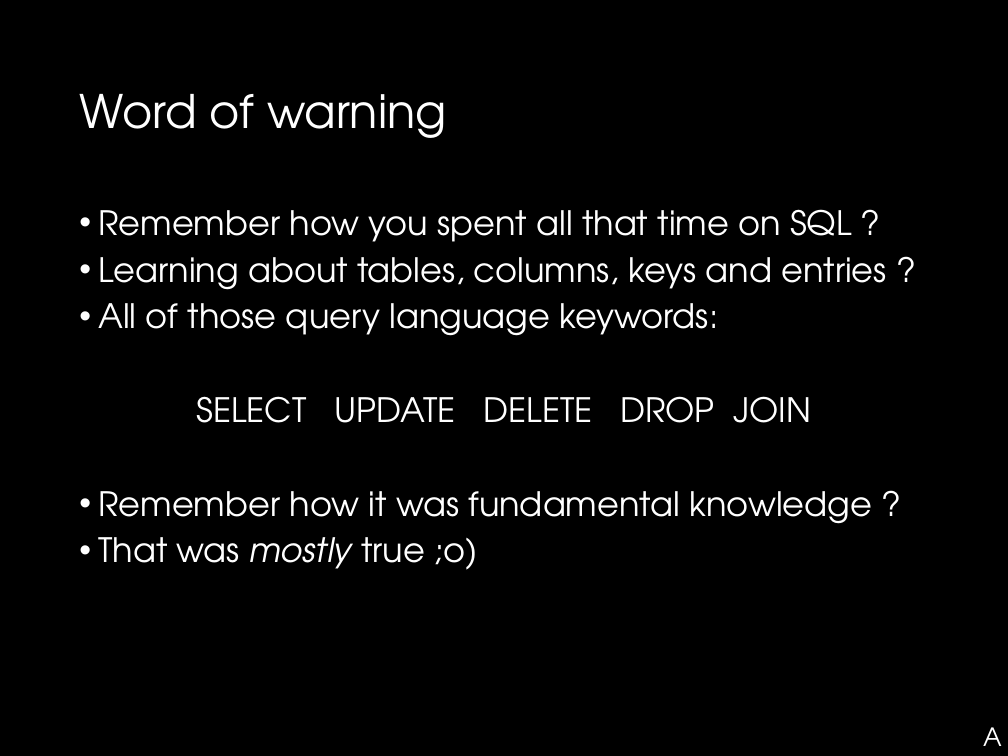
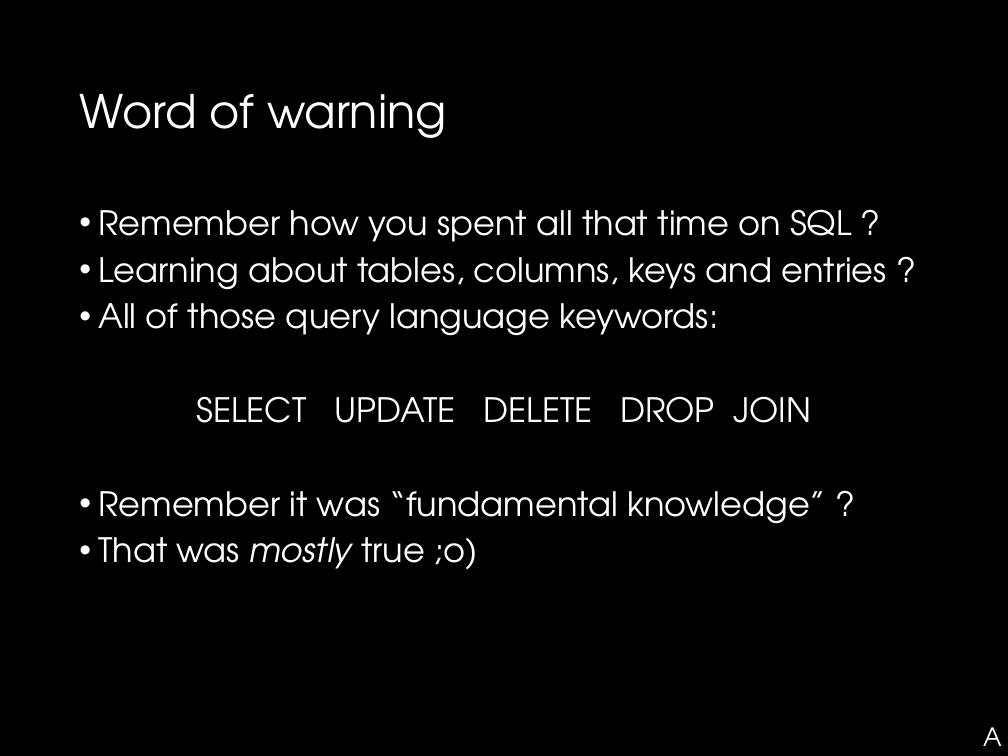
Before and after one commit to drslock/SPE2018, a slide deck: slide 4 of Lecture Slides/13 Spring CRUD.pptx. Drawn at 1008x756 pixels with LibreOffice and Linux fonts; fonts in the diff are those of the drawing. Boxes give left, top, right and bottom in pixels: in the first picture for what was removed or moved away, otherwise in the second. Text is boxed around its words. In the diff, an @@ line names an element or a change of style, - is before the commit and + after.

```diff
--- a/Lecture Slides/13 Spring CRUD.pptx
+++ b/Lecture Slides/13 Spring CRUD.pptx
@@ text at bbox=[98, 491, 826, 524]: text changed @@
-• Remember how it was fundamental knowledge ?
+• Remember it was “fundamental knowledge” ?
```
Also in this commit, not shown: 2 other slides changed, 1 other file.
